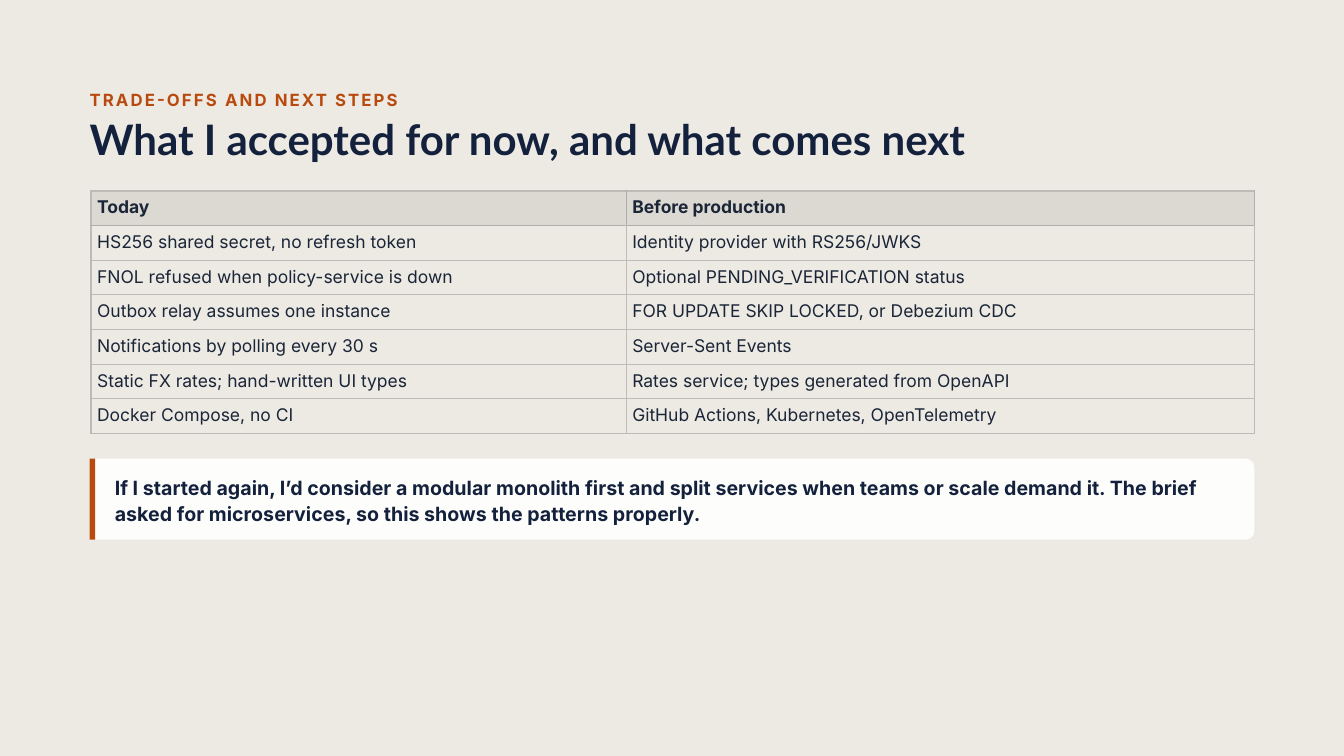
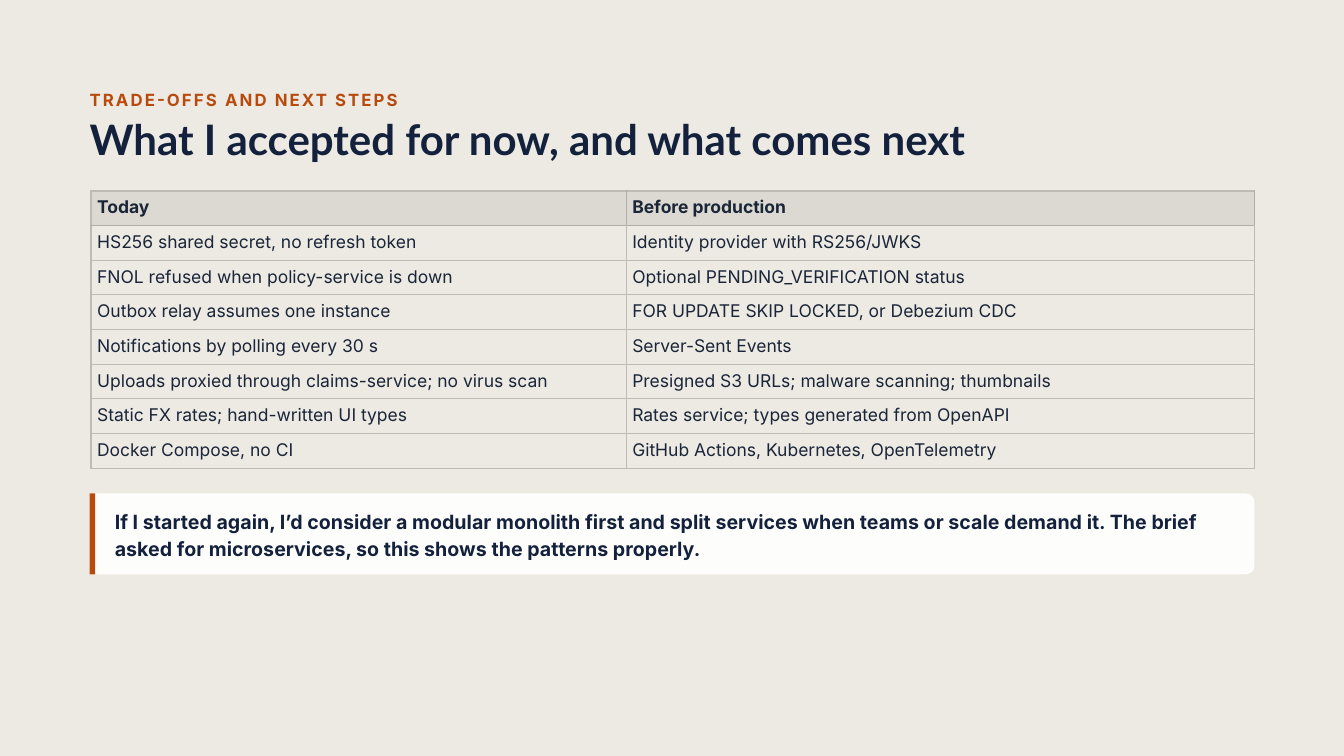
Before and after one commit to subbukurcheti557/claims-management-platform, a slide deck: slide 22 of docs/Claims-Hub-Presentation.pptx (slide 21 before the commit). Drawn at 1344x756 pixels with LibreOffice and Linux fonts; fonts in the diff are those of the drawing. Boxes give left, top, right and bottom in pixels: in the first picture for what was removed or moved away, otherwise in the second. Text is boxed around its words. In the diff, an @@ line names an element or a change of style, - is before the commit and + after.

```diff
--- a/docs/Claims-Hub-Presentation.pptx
+++ b/docs/Claims-Hub-Presentation.pptx
@@ table at [91, 191, 1254, 468] @@
+row 6: Uploads proxied through claims-service; no virus scan | Presigned S3 URLs; malware scanning; thumbnails
@@ freeform shape "If I started again, I’d ...": place and size @@
-freeform shape "If I started again, I’d ..." at [90, 459, 1255, 539]
+freeform shape "If I started again, I’d ..." at [90, 493, 1255, 574]
@@ freeform shape: place and size @@
-freeform shape at [90, 459, 1255, 539]
+freeform shape at [90, 493, 1255, 574]
```
Also in this commit, not shown: 10 other slides changed, 1 slide added.
